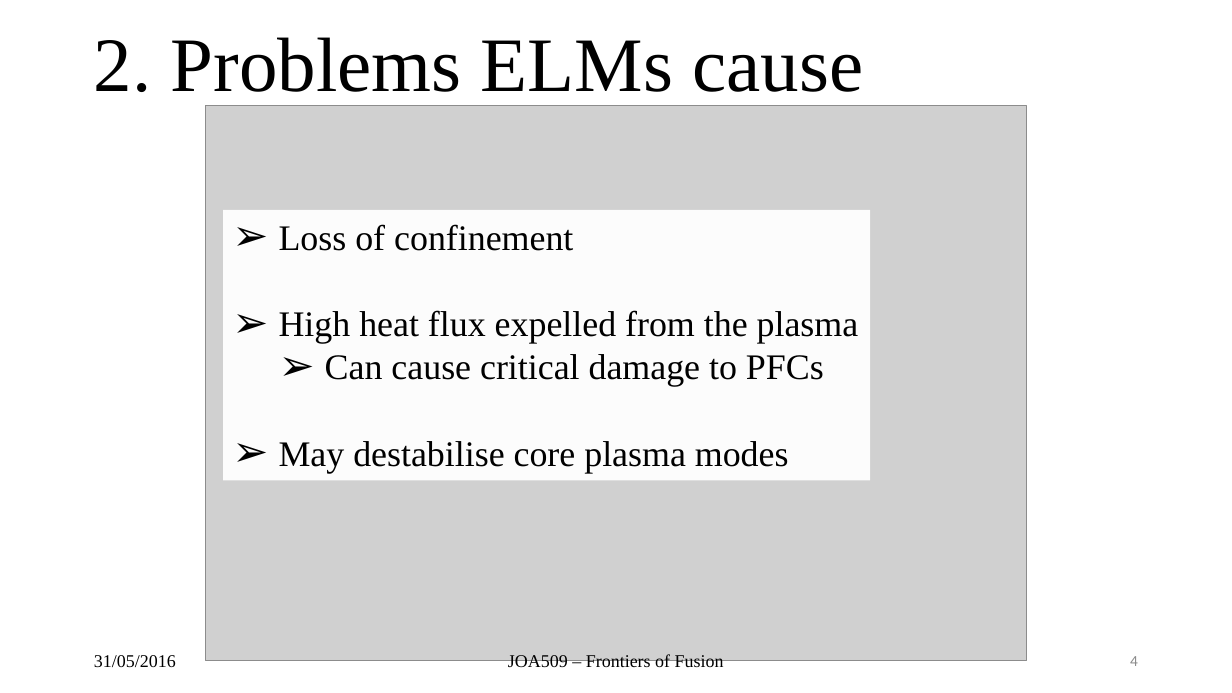
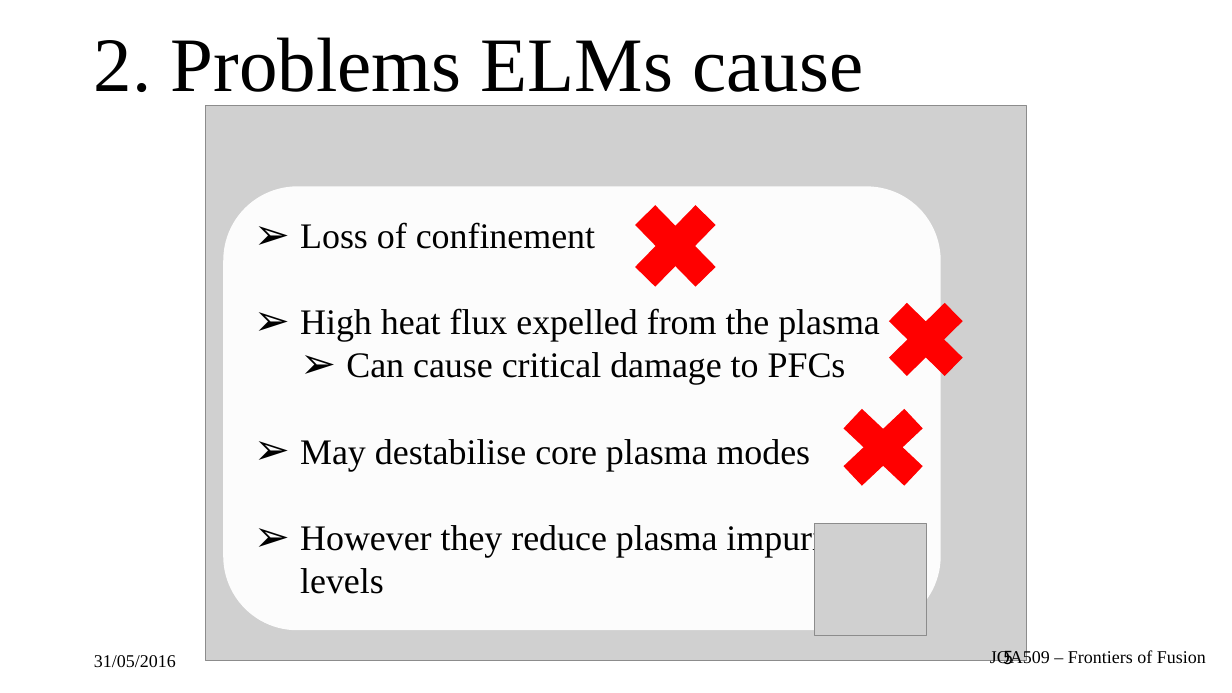
Before and after one commit to airdas/FFessay, a slide deck: slide 5 of Presentation/elmz.pptx (slide 4 before the commit). Drawn at 1232x693 pixels with LibreOffice and Linux fonts; fonts in the diff are those of the drawing; grey boxes stand for pictures; background and template pictures are left out. Boxes give left, top, right and bottom in pixels: in the first picture for what was removed or moved away, otherwise in the second. Text is boxed around its words. In the diff, an @@ line names an element or a change of style, - is before the commit and + after.

```diff
--- a/Presentation/elmz.pptx
+++ b/Presentation/elmz.pptx
@@ rounded rectangle "Loss of confinement" resized from (x1=224, y1=210, x2=871, y2=481) to (x1=224, y1=187, x2=941, y2=630) @@
@@ rounded rectangle "Loss of confinement" at (x1=224, y1=187, x2=941, y2=630): rectangle to rounded rectangle @@
@@ cross added at (x1=618, y1=188, x2=733, y2=305), fill #FF0000, outline #FF0000 1 pt @@
@@ cross added at (x1=873, y1=287, x2=979, y2=391), fill #FF0000, outline #FF0000 1 pt @@
@@ cross added at (x1=825, y1=393, x2=941, y2=502), fill #FF0000, outline #FF0000 1 pt @@
@@ text in rounded rectangle at (x1=300, y1=523, x2=850, y2=594): paragraph added @@
+➢ However they reduce plasma impurity levels
@@ picture added at (x1=815, y1=523, x2=927, y2=635) @@
@@ text "JOA509 – Frontiers of Fusion" moved from (x1=508, y1=654, x2=724, y2=672) to (x1=990, y1=649, x2=1206, y2=667) @@
@@ text "JOA509 – Frontiers of Fusion" at (x1=990, y1=649, x2=1206, y2=667): alignment centre to right; vertical alignment middle to top @@
@@ page number at (x1=1004, y1=651, x2=1014, y2=670): vertical alignment middle to top @@
@@ page number at (x1=1004, y1=651, x2=1014, y2=670): text changed; size 12 to 14 pt; font Calibri to Noto Sans CJK KR; text colour #8C8C8C to #000000 @@
-4
+5
```
Also in this commit, not shown: 4 other slides changed, 6 slides added, 3 other files.
